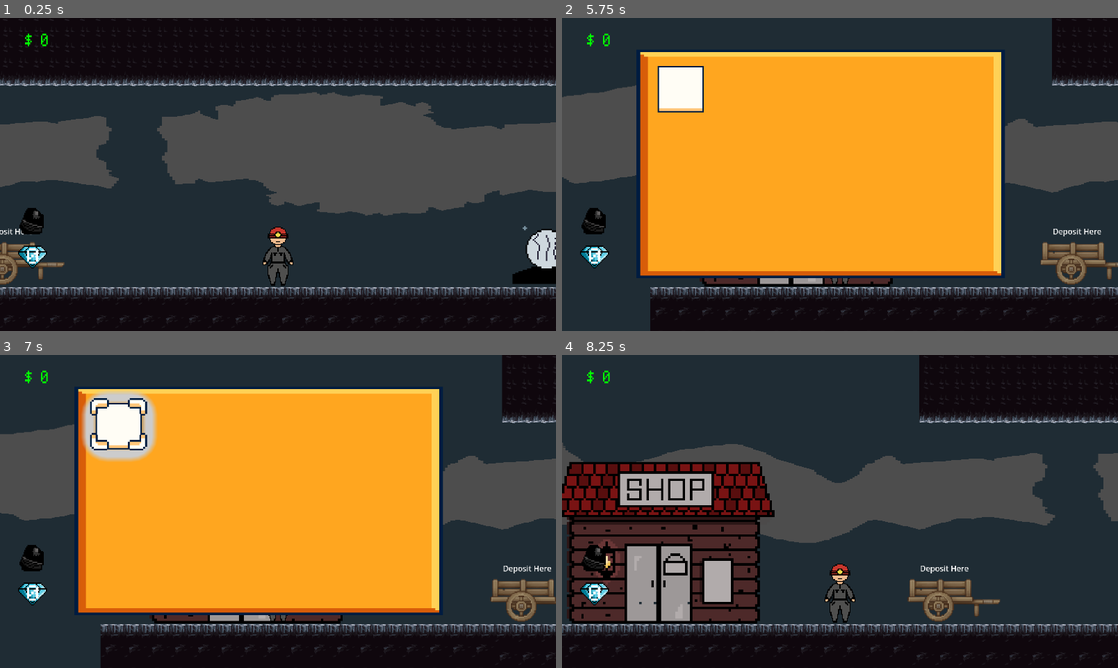
Above: before the commit, frames 1-4 (two rows, left to right).
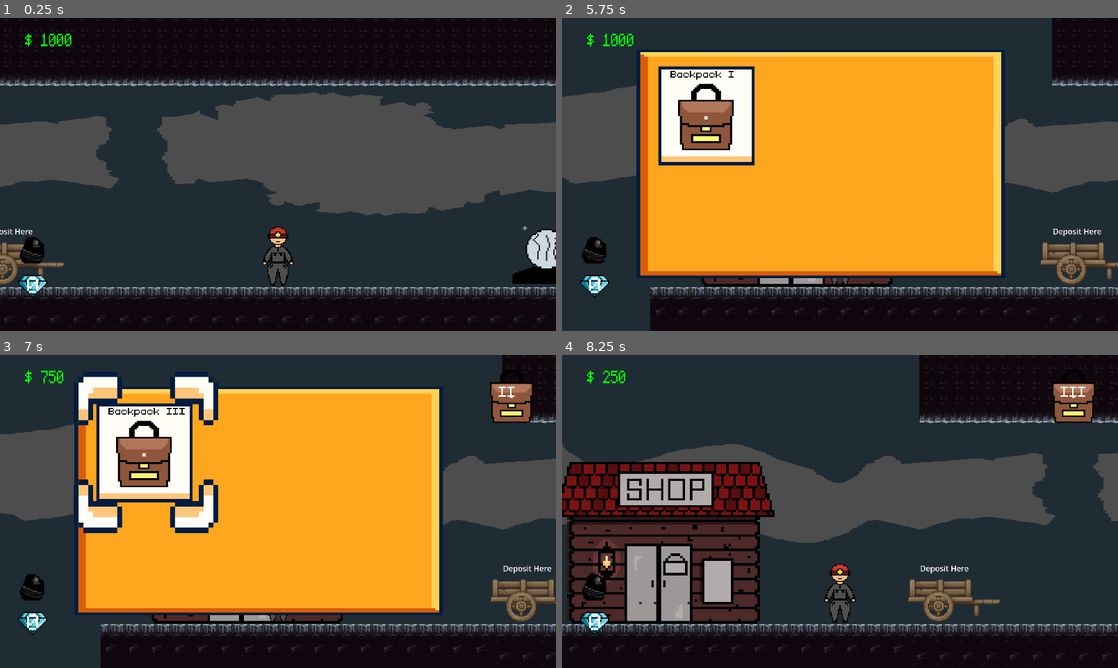
Above: after the commit, the same moments.

Repository: Jrees98/Pirate_Jam_15
Game: Godot game, scene res://Scenes/main.tscn
The game is run twice, just before and just after one commit, with the same random seed, the same clock (stepped at 60 frames per second) and the same inputs. The project has no main scene, so this scene is started directly.
Inputs (mouse positions are in pixels of both pictures, inside the frame that each line leads up to; where the layout moved, square brackets give the same spot in the first picture):
- Up to frame 1 (0.25 s): no input
- Up to frame 2 (5.75 s): tap Enter at 0.5 s; move the mouse to (1106, 255) at 0.52 s; hold D (move_right) 0.53-1.28 s; hold E (interact) 0.53-1.28 s; move the mouse to (728, 190) at 1.27 s; hold A (move_left) 1.28-2.03 s; tap E (interact) at 1.35, 2.85, 4.35 s; move the mouse to (895, 105) at 2.02 s; hold E (interact) 2.03-2.78 s; hold D (move_right) 2.03-3.53 s; move the mouse to (812, 237) at 2.77 s; move the mouse to (1006, 221) at 3.52 s; hold E (interact) 3.53-4.28 s; hold A (move_left) from 3.53 s (still down); move the mouse to (673, 127) at 4.27 s; move the mouse to (867, 174) at 5.02 s; hold E (interact) from 5.03 s (still down)
- Up to frame 3 (7 s): release A (move_left) at 5.75 s; release E (interact) at 5.75 s; click (144, 452) [116, 426] at 5.75 s; click (144, 452) [116, 426] at 6.5 s
- Up to frame 4 (8.25 s): click (706, 452) [678, 426] at 7.25 s; move the mouse to (756, 433) at 8.02 s; hold D (move_right) from 8.03 s (still down); tap E (interact) at 8.1 s

The runs differ from the first frame. In frame 1, 0.9% of the frame differs, in the area x 3-13%, y 4-90%; in frame 2, 5.8%; in frame 3, 11%, in the area x 3-96%, y 4-90%; in frame 4, 1.7%.
Error in both runs: Attempt to call function 'show' in base 'null instance' on a null instance. (res://Scripts/mining_node.gd:24)

Commit message:
backpack logic and UI added

Diff:
--- a/Global.gd
+++ b/Global.gd
@@ -19,6 +19,8 @@
 	gem_price = 5
 	coal_price = 2
 
+	total_coins = 1000
+
 	personal_inventory_size = 0
 
 
--- a/Scenes/player.tscn
+++ b/Scenes/player.tscn
@@ -53,7 +53,7 @@
 alignment = 2
 
 [node name="CoalSprite" type="Sprite2D" parent="RockNodeUI/HBoxContainer"]
-position = Vector2(145.847, -210)
+position = Vector2(146.057, -89.5502)
 scale = Vector2(4.03598, 4.93541)
 texture = ExtResource("3_ligsf")
 
@@ -67,7 +67,7 @@
 text = "0"
 
 [node name="BlueGemSprite" type="Sprite2D" parent="RockNodeUI/HBoxContainer"]
-position = Vector2(135, -76)
+position = Vector2(135.21, 44.4498)
 scale = Vector2(4.63375, 4.68641)
 texture = ExtResource("4_njvkg")
 
--- a/Scenes/shop.gd
+++ b/Scenes/shop.gd
@@ -1,29 +1,52 @@
 extends Area2D
 
-var backpack1_cost := 50
+var backpackI_cost := 50
+var backpackII_cost := 200
+var backpackIII_cost := 500
 
+var backpackIBought : bool
+var backpackIIBought : bool
+var backpackIIIBought : bool
+
+func _ready():
+	backpackIBought = false
+	backpackIIBought = false
+	backpackIIIBought = false
+	$CanvasLayer/Panel/Backpack1/BackpackLabel.text = "Backpack I"
 
 
 func _on_backpack_1_mouse_entered():
 	$CanvasLayer/Panel/Backpack1/ButtonSprite/Border1.show()
-	$CanvasLayer/Panel/Backpack1/Timer.start()
 
 
 func _on_backpack_1_mouse_exited():
-	var border1 = $CanvasLayer/Panel/Backpack1/ButtonSprite/Border1
-	border1.visible = not border1.visible
-	$CanvasLayer/Panel/Backpack1/Timer.stop()
+	$CanvasLayer/Panel/Backpack1/ButtonSprite/Border1.hide()
 
 
 func _on_backpack_1_pressed():
-	if  Global.total_coins >= backpack1_cost:
-		Global.personal_inventory_size = 10
-		$CanvasLayer/Panel/Backpack1.queue_free()
+	if backpackIIBought:
+		if Global.total_coins >= backpackIII_cost:
+			$CanvasLayer/Panel/Backpack1/BackpackLabel.text = "Backpack III"
+			Global.total_coins = Global.total_coins - backpackIII_cost
+			$CanvasLayer/Panel/Backpack1.queue_free()
+			Global.personal_inventory_size = 50
+			$ItemsUI/Panel/PersonalBackpack/Label.text = "III"
+	elif backpackIBought:
+		if Global.total_coins >= backpackII_cost:
+			$CanvasLayer/Panel/Backpack1/BackpackLabel.text = "Backpack III"
+			Global.personal_inventory_size = 30
+			Global.total_coins = Global.total_coins - backpackII_cost
+			backpackIIBought = true
+			$ItemsUI/Panel/PersonalBackpack/Label.text = "II"
 
+	else:
+		if Global.total_coins >= backpackI_cost:
+			$CanvasLayer/Panel/Backpack1/BackpackLabel.text = "Backpack II"
+			Global.personal_inventory_size = 10
+			Global.total_coins = Global.total_coins - backpackI_cost
+			backpackIBought = true
+			$ItemsUI/Panel/PersonalBackpack.show()
 
-func _on_timer_timeout():
-	var border1 = $CanvasLayer/Panel/Backpack1/ButtonSprite/Border1
-	border1.visible = not border1.visible
 
 
 func _on_body_entered(body):
--- a/Scenes/shop.tscn
+++ b/Scenes/shop.tscn
@@ -1,10 +1,12 @@
-[gd_scene load_steps=9 format=3 uid="uid://ot2mpv1d6pvq"]
+[gd_scene load_steps=16 format=3 uid="uid://ot2mpv1d6pvq"]
 
 [ext_resource type="Texture2D" uid="uid://bdta6gtirqse" path="res://Assets/Shop.png" id="1_72fx0"]
 [ext_resource type="Script" path="res://Scenes/shop.gd" id="1_qoqpp"]
 [ext_resource type="Texture2D" uid="uid://dpwqtlwwx40im" path="res://Assets/UI_Flat_Frame_02_Standard.png" id="3_7fnxc"]
 [ext_resource type="Texture2D" uid="uid://25x7b7jx8ybm" path="res://Assets/UI_Flat_Textfield_01.png" id="4_4b0lm"]
 [ext_resource type="Texture2D" uid="uid://dfso8pcd2fm5q" path="res://Assets/UI_Flat_Select_01a2.png" id="5_yl5sc"]
+[ext_resource type="Texture2D" uid="uid://46wyfoxca4u0" path="res://Assets/backpack.png" id="6_ctawk"]
+[ext_resource type="FontFile" uid="uid://b2k23t8adqnf7" path="res://Assets/monogram.ttf" id="7_52eks"]
 
 [sub_resource type="RectangleShape2D" id="RectangleShape2D_85vvl"]
 size = Vector2(55, 18)
@@ -12,6 +14,16 @@
 [sub_resource type="StyleBoxEmpty" id="StyleBoxEmpty_876y1"]
 
 [sub_resource type="StyleBoxEmpty" id="StyleBoxEmpty_fjg30"]
+
+[sub_resource type="StyleBoxEmpty" id="StyleBoxEmpty_3bxjm"]
+
+[sub_resource type="StyleBoxEmpty" id="StyleBoxEmpty_67twj"]
+
+[sub_resource type="StyleBoxEmpty" id="StyleBoxEmpty_lopv2"]
+
+[sub_resource type="StyleBoxEmpty" id="StyleBoxEmpty_v6345"]
+
+[sub_resource type="StyleBoxEmpty" id="StyleBoxEmpty_mcgod"]
 
 [node name="Shop" type="Area2D"]
 collision_layer = 0
@@ -43,12 +55,16 @@
 
 [node name="Backpack1" type="Button" parent="CanvasLayer/Panel"]
 layout_mode = 0
-offset_left = 396.0
-offset_top = 200.0
-offset_right = 404.0
-offset_bottom = 208.0
-scale = Vector2(24.5939, 23.3238)
+offset_left = 399.0
+offset_top = 203.0
+offset_right = 407.0
+offset_bottom = 211.0
+scale = Vector2(51.195, 49.7195)
 theme_override_styles/normal = SubResource("StyleBoxEmpty_fjg30")
+theme_override_styles/hover = SubResource("StyleBoxEmpty_3bxjm")
+theme_override_styles/pressed = SubResource("StyleBoxEmpty_67twj")
+theme_override_styles/disabled = SubResource("StyleBoxEmpty_lopv2")
+theme_override_styles/focus = SubResource("StyleBoxEmpty_v6345")
 
 [node name="ButtonSprite" type="Sprite2D" parent="CanvasLayer/Panel/Backpack1"]
 position = Vector2(3.9034, 4.07309)
@@ -58,16 +74,54 @@
 [node name="Border1" type="Sprite2D" parent="CanvasLayer/Panel/Backpack1/ButtonSprite"]
 visible = false
 z_index = 1
-position = Vector2(-0.166665, -1.33333)
-scale = Vector2(1.30958, 1.20171)
+position = Vector2(0.500007, -0.166667)
+scale = Vector2(1.596, 1.74374)
 texture = ExtResource("5_yl5sc")
 
-[node name="Timer" type="Timer" parent="CanvasLayer/Panel/Backpack1"]
-wait_time = 0.5
+[node name="BackpackSprite" type="Sprite2D" parent="CanvasLayer/Panel/Backpack1"]
+position = Vector2(3.86087, 4.08375)
+scale = Vector2(0.15, 0.15)
+texture = ExtResource("6_ctawk")
+
+[node name="BackpackLabel" type="Label" parent="CanvasLayer/Panel/Backpack1"]
+layout_mode = 0
+offset_left = 0.588321
+offset_top = 0.356833
+offset_right = 72.5883
+offset_bottom = 23.3568
+scale = Vector2(0.0865994, 0.0799078)
+theme_override_colors/font_color = Color(0, 0, 0, 1)
+theme_override_fonts/font = ExtResource("7_52eks")
+theme_override_font_sizes/font_size = 16
+text = "Backpack III"
+
+[node name="ItemsUI" type="CanvasLayer" parent="."]
+layer = 0
+
+[node name="Panel" type="Panel" parent="ItemsUI"]
+anchors_preset = 15
+anchor_right = 1.0
+anchor_bottom = 1.0
+grow_horizontal = 2
+grow_vertical = 2
+theme_override_styles/panel = SubResource("StyleBoxEmpty_mcgod")
+
+[node name="PersonalBackpack" type="Sprite2D" parent="ItemsUI/Panel"]
+visible = false
+position = Vector2(2120, 167)
+scale = Vector2(6, 6)
+texture = ExtResource("6_ctawk")
+
+[node name="Label" type="Label" parent="ItemsUI/Panel/PersonalBackpack"]
+offset_left = -8.83333
+offset_top = -10.3333
+offset_right = 31.1667
+offset_bottom = 12.6667
+theme_override_fonts/font = ExtResource("7_52eks")
+text = "I"
 
 [connection signal="body_entered" from="." to="." method="_on_body_entered"]
 [connection signal="body_exited" from="." to="." method="_on_body_exited"]
 [connection signal="mouse_entered" from="CanvasLayer/Panel/Backpack1" to="." method="_on_backpack_1_mouse_entered"]
 [connection signal="mouse_exited" from="CanvasLayer/Panel/Backpack1" to="." method="_on_backpack_1_mouse_exited"]
 [connection signal="pressed" from="CanvasLayer/Panel/Backpack1" to="." method="_on_backpack_1_pressed"]
-[connection signal="timeout" from="CanvasLayer/Panel/Backpack1/Timer" to="." method="_on_timer_timeout"]
Binary file added: Assets/backpack.png
Not shown, added: Assets/backpack.png.import
